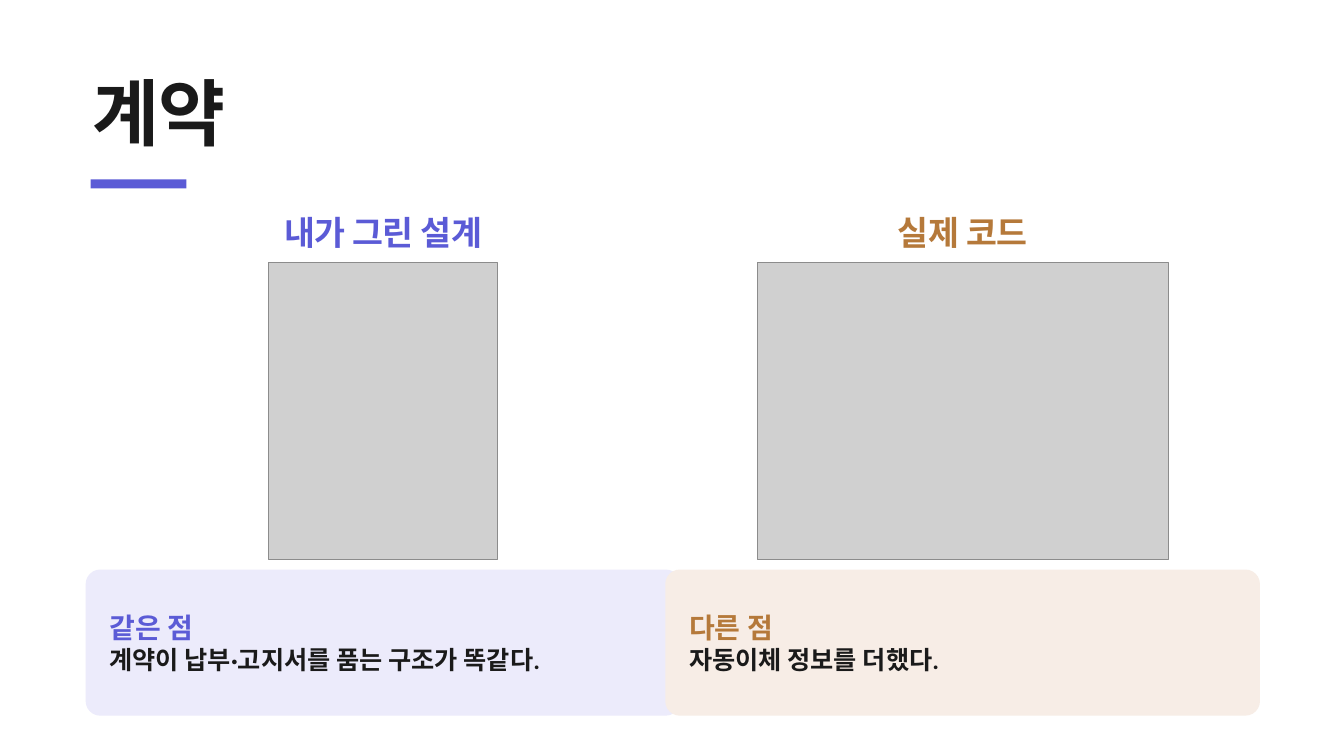
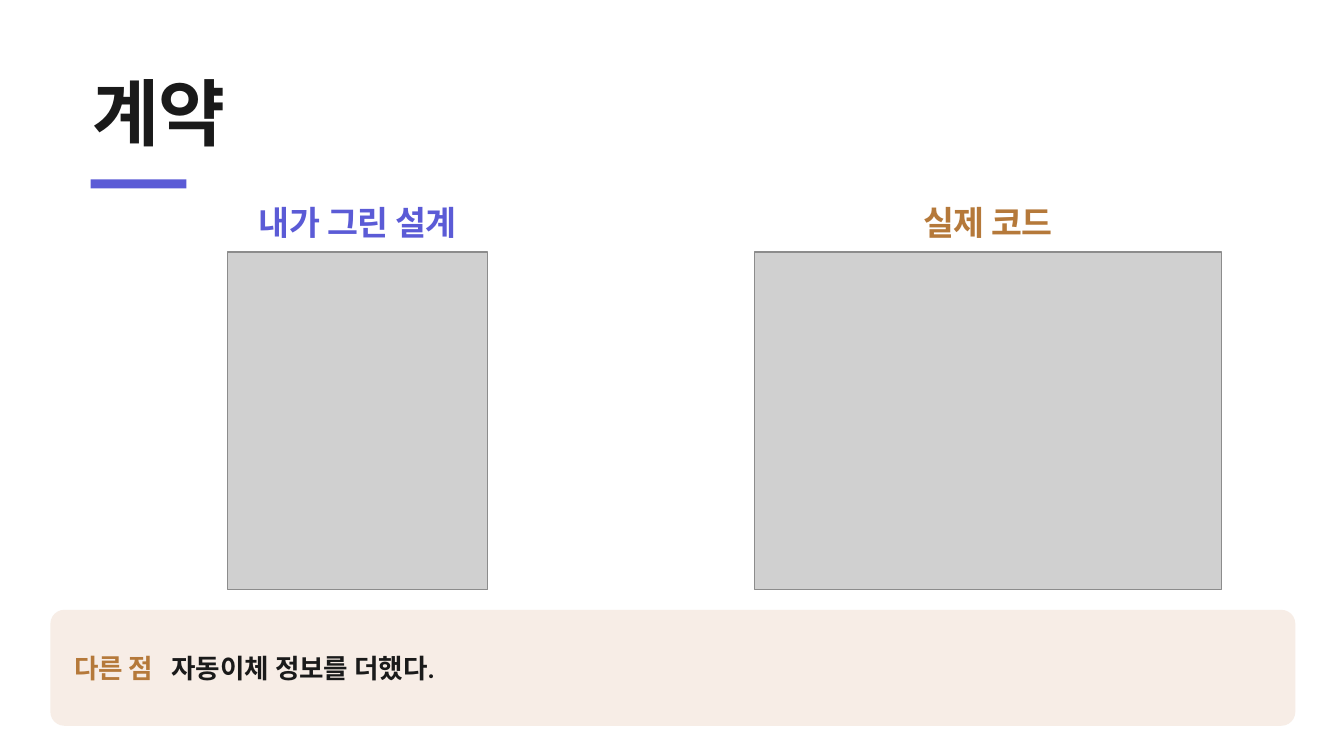
Before and after one commit to heyoonyoon/distributed-programming, a slide deck: slide 12 of docs/presentation/보험발표-figma.pptx. Drawn at 1344x756 pixels with LibreOffice and Linux fonts; fonts in the diff are those of the drawing; grey boxes stand for pictures. Boxes give left, top, right and bottom in pixels: in the first picture for what was removed or moved away, otherwise in the second. Text is boxed around its words. In the diff, an @@ line names an element or a change of style, - is before the commit and + after.

```diff
--- a/docs/presentation/보험발표-figma.pptx
+++ b/docs/presentation/보험발표-figma.pptx
@@ text "내가 그린 설계": place and size @@
-text "내가 그린 설계" at [284, 217, 482, 248]
+text "내가 그린 설계" at [259, 207, 456, 238]
@@ text "실제 코드": place and size @@
-text "실제 코드" at [898, 217, 1027, 248]
+text "실제 코드" at [923, 207, 1052, 238]
@@ picture: place and size @@
-picture at [268, 262, 497, 560]
+picture at [228, 252, 488, 590]
@@ picture: place and size @@
-picture at [757, 262, 1169, 560]
+picture at [754, 252, 1221, 590]
@@ rounded rectangle removed at [86, 570, 681, 716] @@
-같은 점
-계약이 납부·고지서를 품는 구조가 똑같다.
@@ rounded rectangle "다른 점 자동이체 정보를 더했다.": place and size @@
-rounded rectangle "다른 점 자동이체 정보를 더했다." at [665, 570, 1260, 716]
+rounded rectangle "다른 점 자동이체 정보를 더했다." at [50, 610, 1296, 726]
@@ rounded rectangle "다른 점 자동이체 정보를 더했다." at [50, 610, 1296, 726]: proportions changed @@
@@ text in rounded rectangle at [74, 655, 434, 681]: text changed; size 18 to 19 pt @@
-다른 점
-자동이체 정보를 더했다.
+다른 점 자동이체 정보를 더했다.
```
Also in this commit, not shown: 5 other slides changed, 3 other files.
